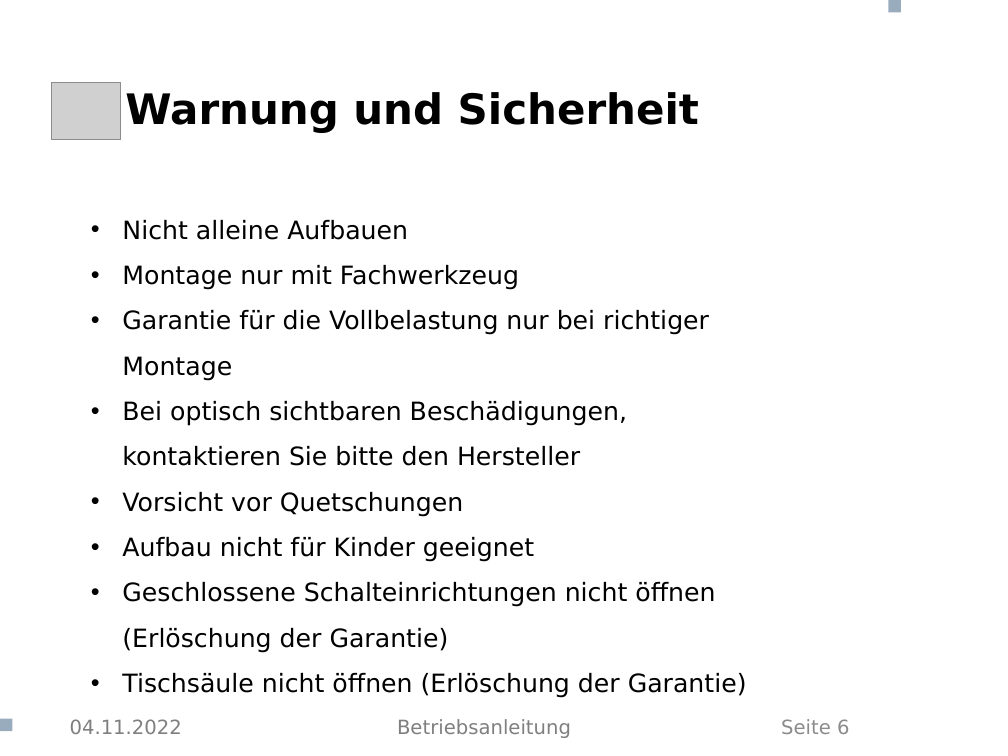
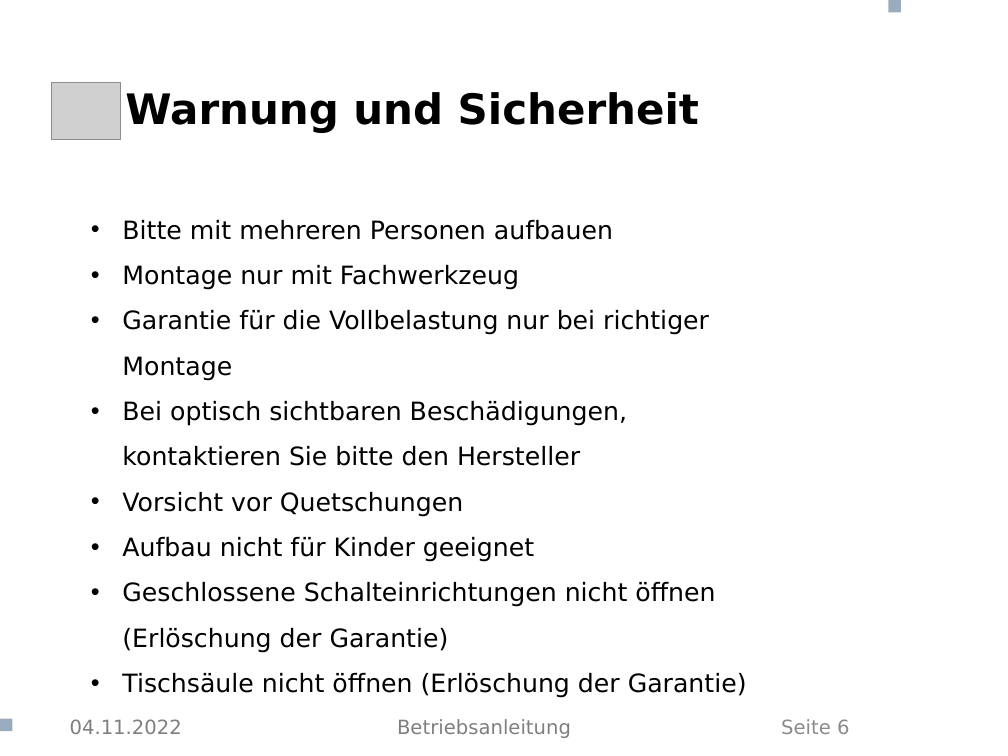
Before and after one commit to CasparTheGhost/Aeskaetisch, a slide deck: slide 6 of Betriebsanleitung/Betriebsanleitung Schreibtisch.pptx. Drawn at 1008x756 pixels with LibreOffice and Linux fonts; fonts in the diff are those of the drawing; grey boxes stand for pictures; background and template pictures are left out. Boxes give left, top, right and bottom in pixels: in the first picture for what was removed or moved away, otherwise in the second. Text is boxed around its words. In the diff, an @@ line names an element or a change of style, - is before the commit and + after.

```diff
--- a/Betriebsanleitung/Betriebsanleitung Schreibtisch.pptx
+++ b/Betriebsanleitung/Betriebsanleitung Schreibtisch.pptx
@@ text at box(122, 220, 613, 240): text changed @@
-• Nicht alleine Aufbauen
+• Bitte mit mehreren Personen aufbauen
```
Also in this commit, not shown: 1 other slide changed, 1 other file.
